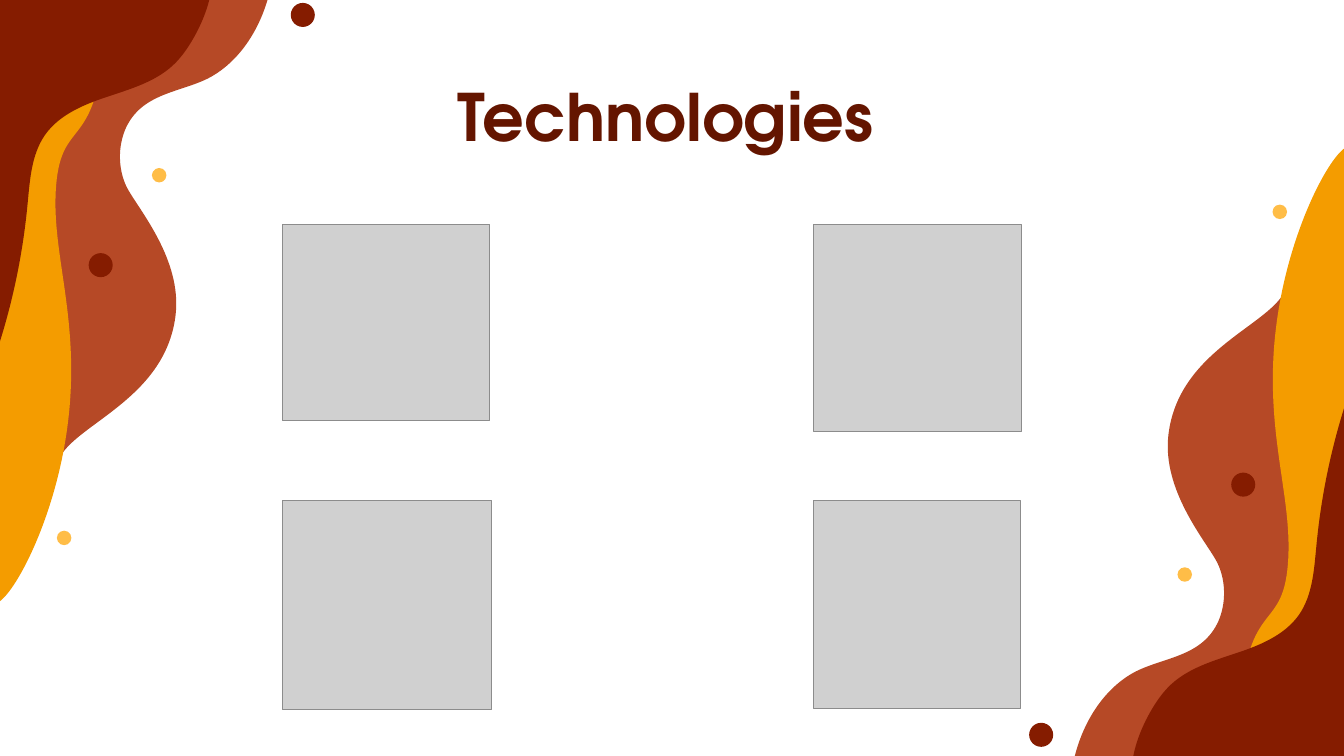
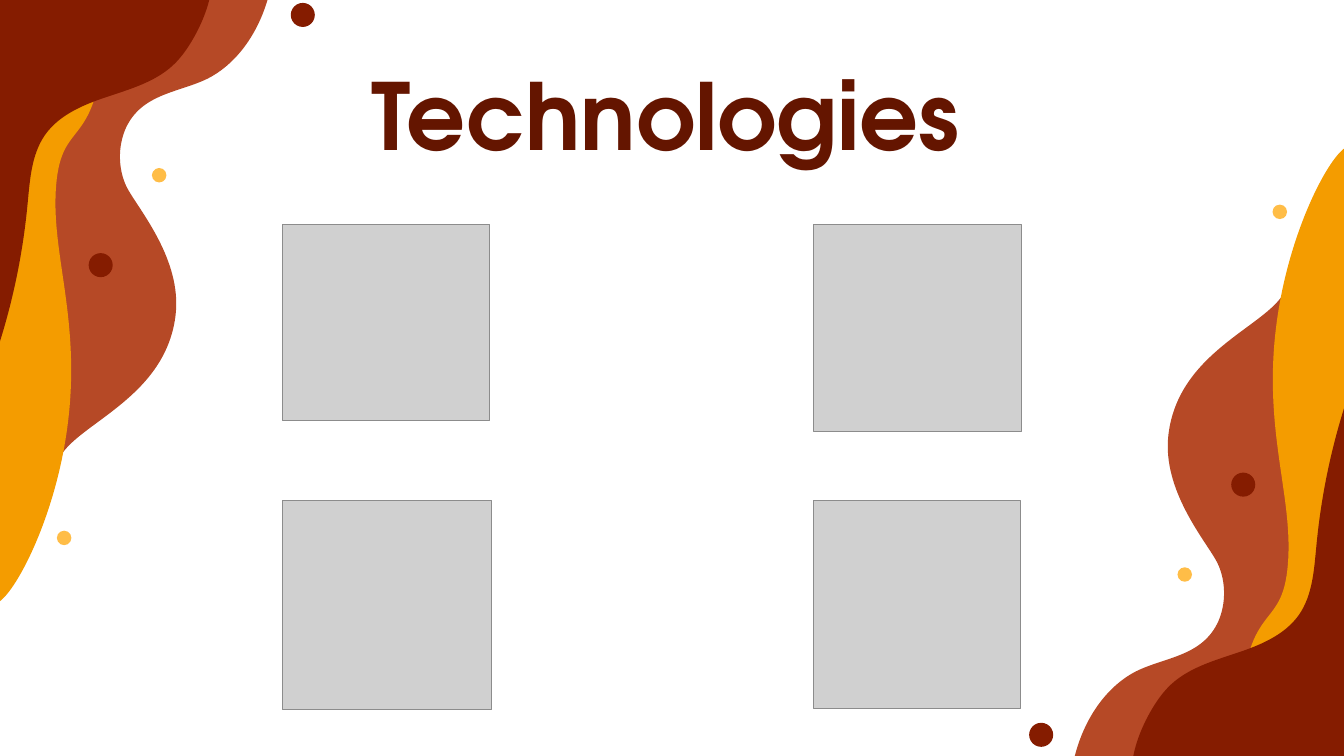
Before and after one commit to codingburgas/2223-otj-10-project-python-web-scraper-GSTabanov20, a slide deck: slide 3 of Documentation/Presentation.pptx. Drawn at 1344x756 pixels with LibreOffice and Linux fonts; fonts in the diff are those of the drawing; grey boxes stand for pictures. Boxes give left, top, right and bottom in pixels: in the first picture for what was removed or moved away, otherwise in the second. Text is boxed around its words. In the diff, an @@ line names an element or a change of style, - is before the commit and + after.

```diff
--- a/Documentation/Presentation.pptx
+++ b/Documentation/Presentation.pptx
@@ title "Technologies" at bbox=[371, 79, 959, 171]: size 46.7 to 66 pt @@
```
Also in this commit, not shown: 2 other slides changed, 1 other file.
